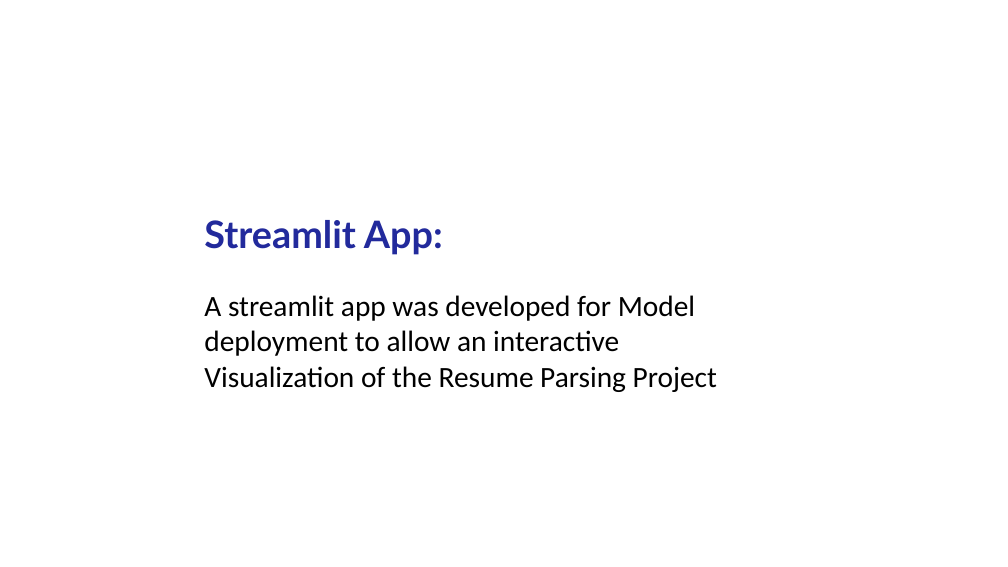
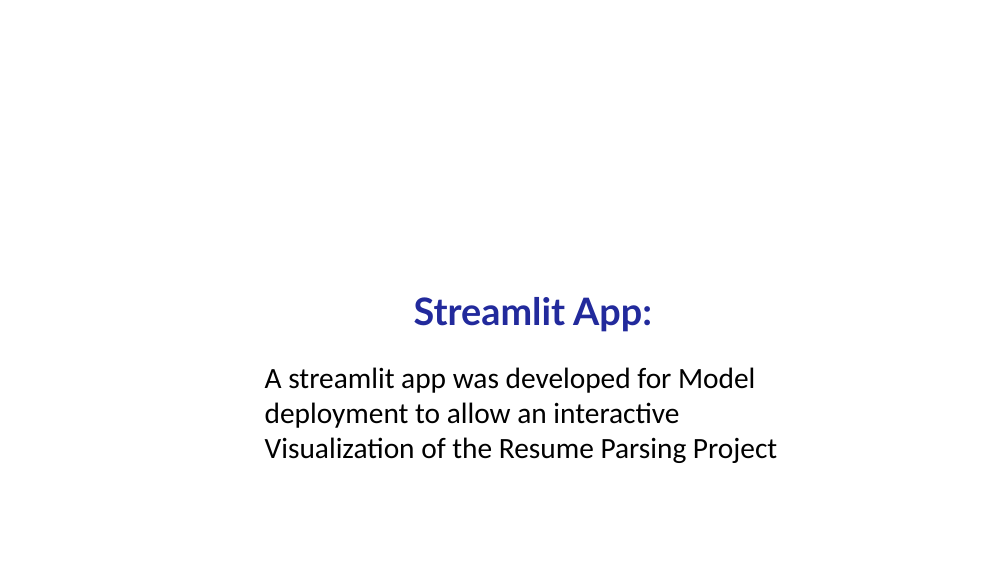
Before and after one commit to mk7890/Resume-Parsing-System, a slide deck: slide 19 of Resume Parsing.pptx (slide 18 before the commit). Drawn at 1008x567 pixels with LibreOffice and Linux fonts; fonts in the diff are those of the drawing; background and template pictures are left out. Boxes give left, top, right and bottom in pixels: in the first picture for what was removed or moved away, otherwise in the second. Text is boxed around its words. In the diff, an @@ line names an element or a change of style, - is before the commit and + after.

```diff
--- a/Resume Parsing.pptx
+++ b/Resume Parsing.pptx
@@ text "Streamlit App:": place and size @@
-text "Streamlit App:" at box(204, 220, 443, 255)
+text "Streamlit App:" at box(414, 297, 652, 332)
@@ text "A streamlit app was developed ...": place and size @@
-text "A streamlit app was developed ..." at box(204, 295, 717, 392)
+text "A streamlit app was developed ..." at box(265, 367, 777, 463)
```
Also in this commit, not shown: 5 other slides changed, 1 slide added.
